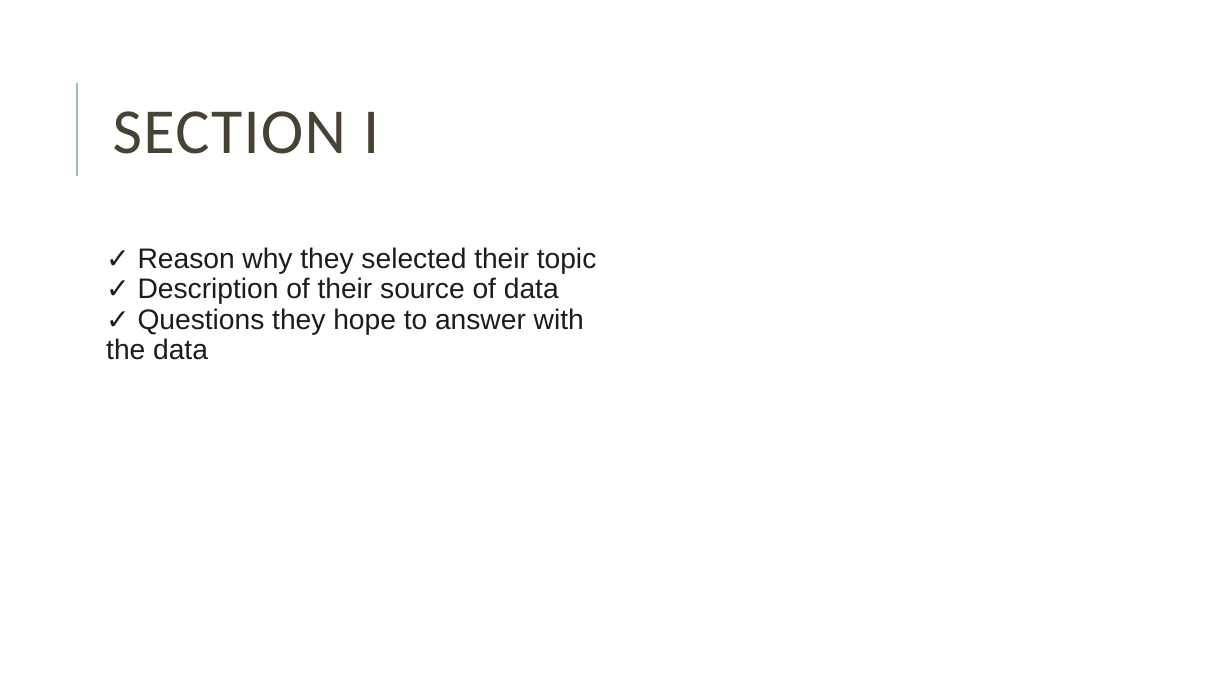
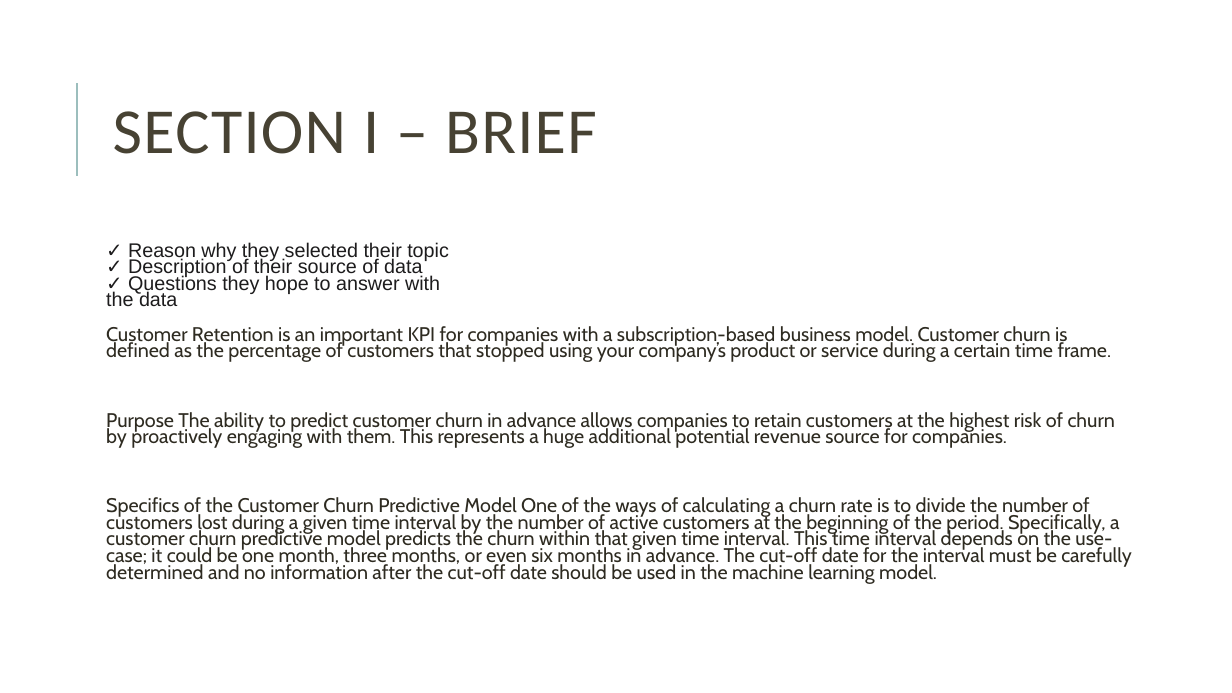
Before and after one commit to XDarkPhoenixes/Group_10, a slide deck: slide 2 of Group10v1.pptx. Drawn at 1232x693 pixels with LibreOffice and Linux fonts; fonts in the diff are those of the drawing. Boxes give left, top, right and bottom in pixels: in the first picture for what was removed or moved away, otherwise in the second. Text is boxed around its words. In the diff, an @@ line names an element or a change of style, - is before the commit and + after.

```diff
--- a/Group10v1.pptx
+++ b/Group10v1.pptx
@@ title at (113,111,597,154): text changed @@
-SECTION I
+SECTION I – BRIEF
@@ text at (106,242,449,307): size 22 to 15.4 pt in "✓ Reason why they selected their topic ..."; line spacing 0.9 to 0.7 @@
@@ text at (106,326,1132,584): paragraphs added @@
+  Customer Retention is an important KPI for companies with a subscription-based business model. Customer churn is defined as the percentage of customers that stopped using your company’s product or service during a certain time frame.
+  Purpose The ability to predict customer churn in advance allows companies to retain customers at the highest risk of churn by proactively engaging with them. This represents a huge additional potential revenue source for companies.
+  Specifics of the Customer Churn Predictive Model One of the ways of calculating a churn rate is to divide the number of customers lost during a given time interval by the number of active customers at the beginning of the period. Specifically, a customer churn predictive model predicts the churn within that given time interval. This time interval depends on the use-case; it could be one month, three months, or even six months in advance. The cut-off date for the interval must be carefully determined and no information after the cut-off date should be used in the machine learning model.
```
Also in this commit, not shown: 4 slides added.
